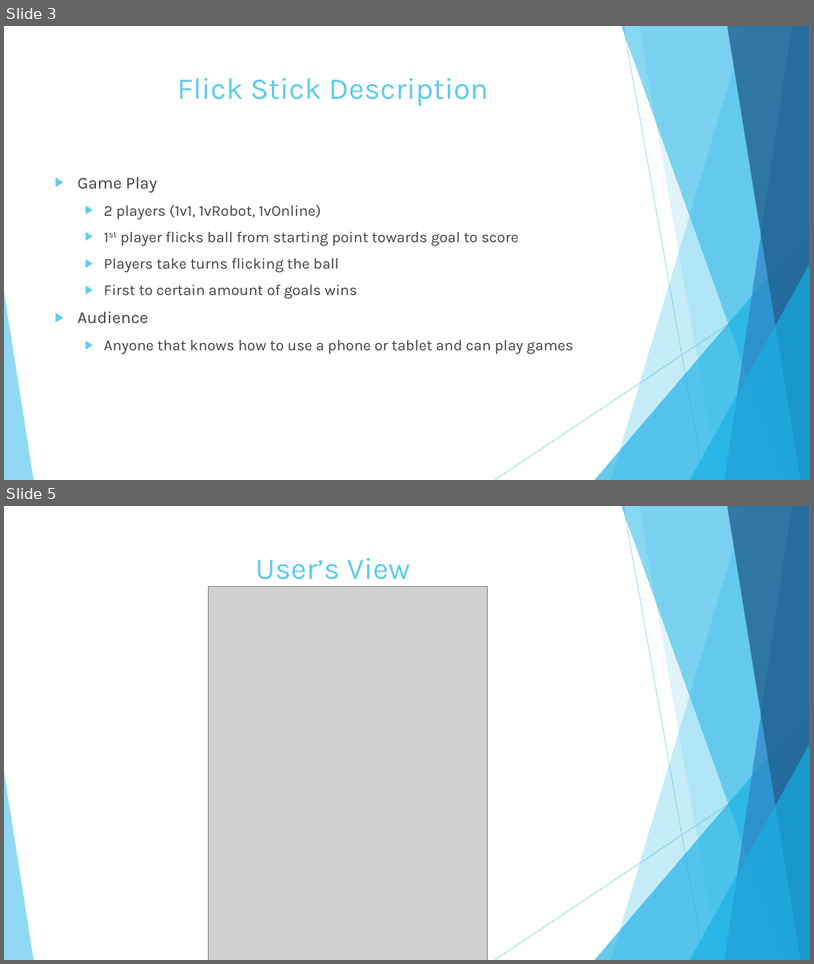
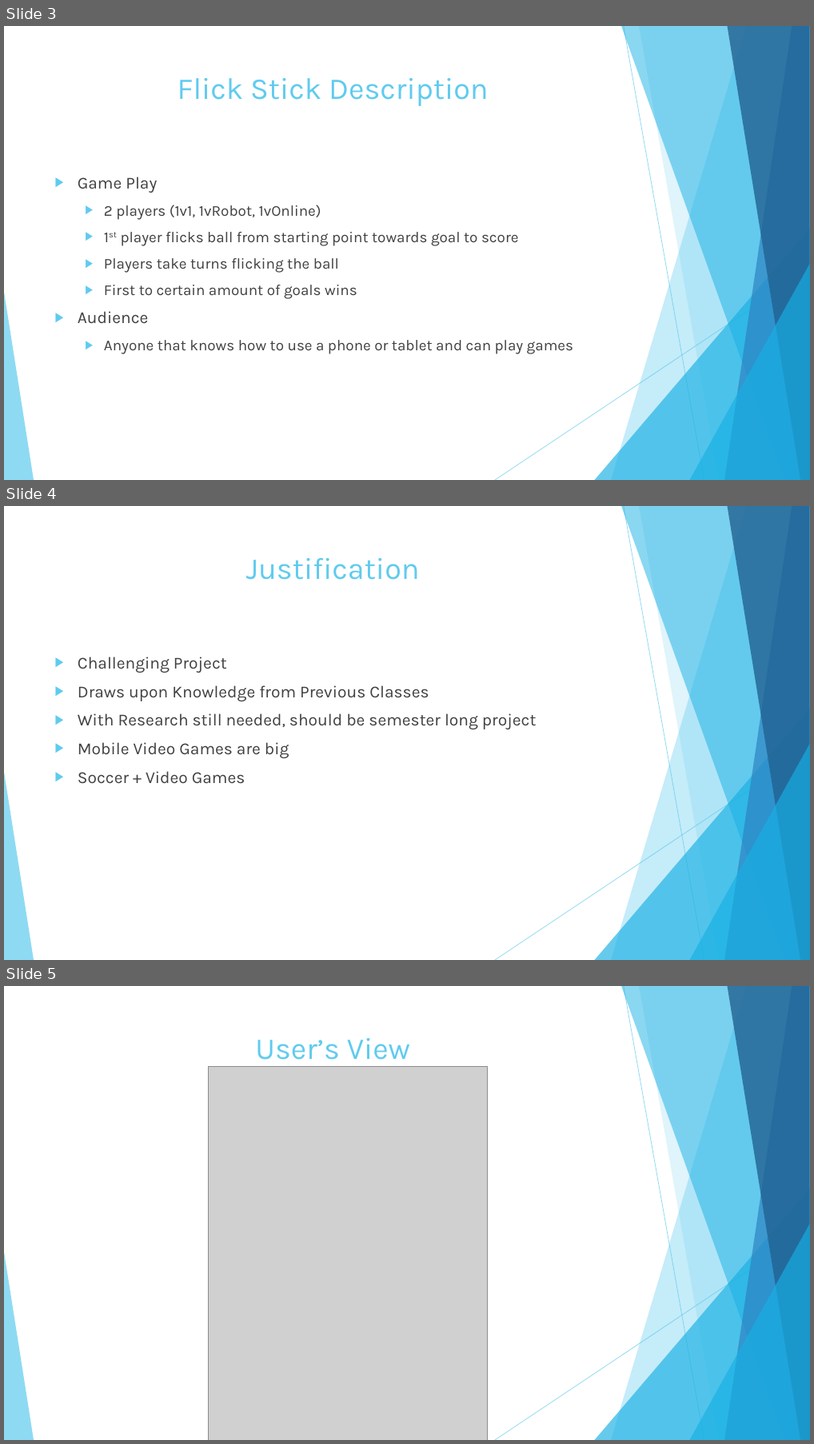
Before and after one commit to TonyMenji/FlickStick, a slide deck: Project-Proposal/Section 3.0/Flick Stick Presentation.pptx. Shown one above the other, each under a label of ours: slides 3 and 5 before the commit, slides 3, 4 and 5 after it; the slides between them are not shown. The pictures are 814x964 and 814x1444 pixels, drawn with LibreOffice and Linux fonts; fonts in the diff are those of the drawing; grey boxes stand for pictures. Boxes give left, top, right and bottom in pixels: in the first picture for what was removed or moved away, otherwise in the second. Text is boxed around its words. In the diff, an @@ line names an element or a change of style, - is before the commit and + after.

```diff
--- a/Project-Proposal/Section 3.0/Flick Stick Presentation.pptx
+++ b/Project-Proposal/Section 3.0/Flick Stick Presentation.pptx
@@ slide 4 added at (4, 506, 810, 960), background #FFFFFF; not listed: 10 template elements that a slide beside it also shows @@
@@ title added at (246, 558, 420, 580), 36 pt, text #5FCBEF @@
+Justification
@@ text added at (78, 656, 536, 783), 20 pt, text #404040 @@
+▶ Challenging Project
+▶ Draws upon Knowledge from Previous Classes
+▶ With Research still needed, should be semester long project
+▶ Mobile Video Games are big
+▶ Soccer + Video Games
```
Also in this commit, not shown: 7 other slides added, 5 slides removed.
